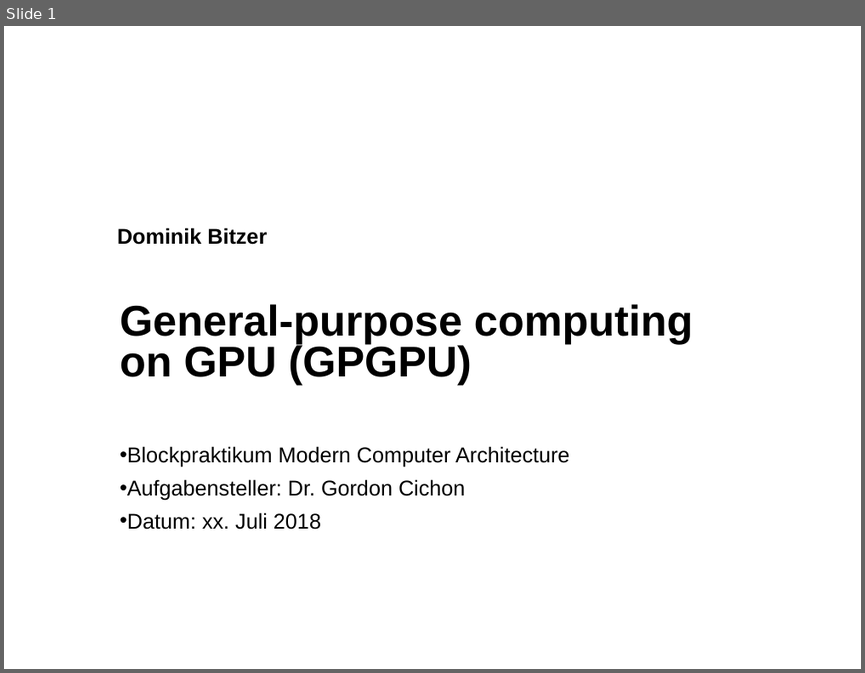
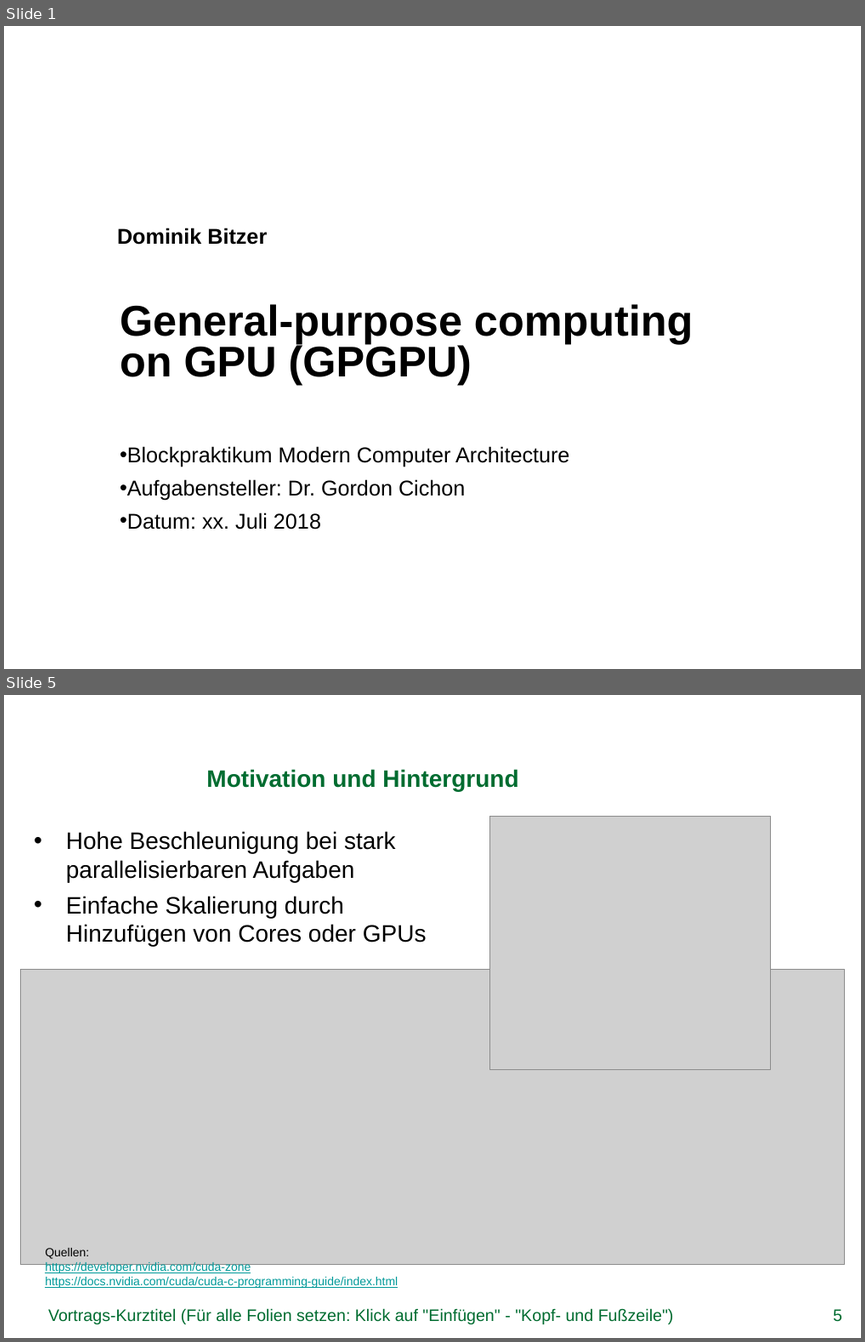
Before and after one commit to DominikBitzer/cuda_project, a slide deck: CUDA_presentation.pptx. Shown one above the other, each under a label of ours: slide 1 before the commit, slides 1 and 5 after it; the slides between them are not shown. The pictures are 865x673 and 865x1342 pixels, drawn with LibreOffice and Linux fonts; fonts in the diff are those of the drawing; grey boxes stand for pictures; background and template pictures are left out. Boxes give left, top, right and bottom in pixels: in the first picture for what was removed or moved away, otherwise in the second. Text is boxed around its words. In the diff, an @@ line names an element or a change of style, - is before the commit and + after.

```diff
--- a/CUDA_presentation.pptx
+++ b/CUDA_presentation.pptx
@@ slide 5 added at (4, 695, 861, 1338), background picture (left out) @@
@@ title added at (206, 769, 518, 791), 20 pt, text #006C30, bold @@
+Motivation und Hintergrund
@@ picture added at (490, 817, 771, 1069) @@
@@ text added at (66, 831, 426, 947), 20 pt, text #000000 @@
+• Hohe Beschleunigung bei stark
+  parallelisierbaren Aufgaben
+• Einfache Skalierung durch
+  Hinzufügen von Cores oder GPUs
@@ picture added at (21, 970, 845, 1264) @@
@@ text added at (45, 1247, 398, 1287), 10 pt, text #009999, underline @@
+Quellen:
+https://developer.nvidia.com/cuda-zone
+https://docs.nvidia.com/cuda/cuda-c-programming-guide/index.html
@@ text added at (48, 1308, 674, 1324), 14 pt, text #006C30 @@
+Vortrags-Kurztitel (Für alle Folien setzen: Klick auf "Einfügen" - "Kopf- und Fußzeile")
@@ page number added at (833, 1309, 842, 1321), 14 pt, text #006C30 @@
+5
```
Also in this commit, not shown: 3 slides changed, 3 other slides added.
